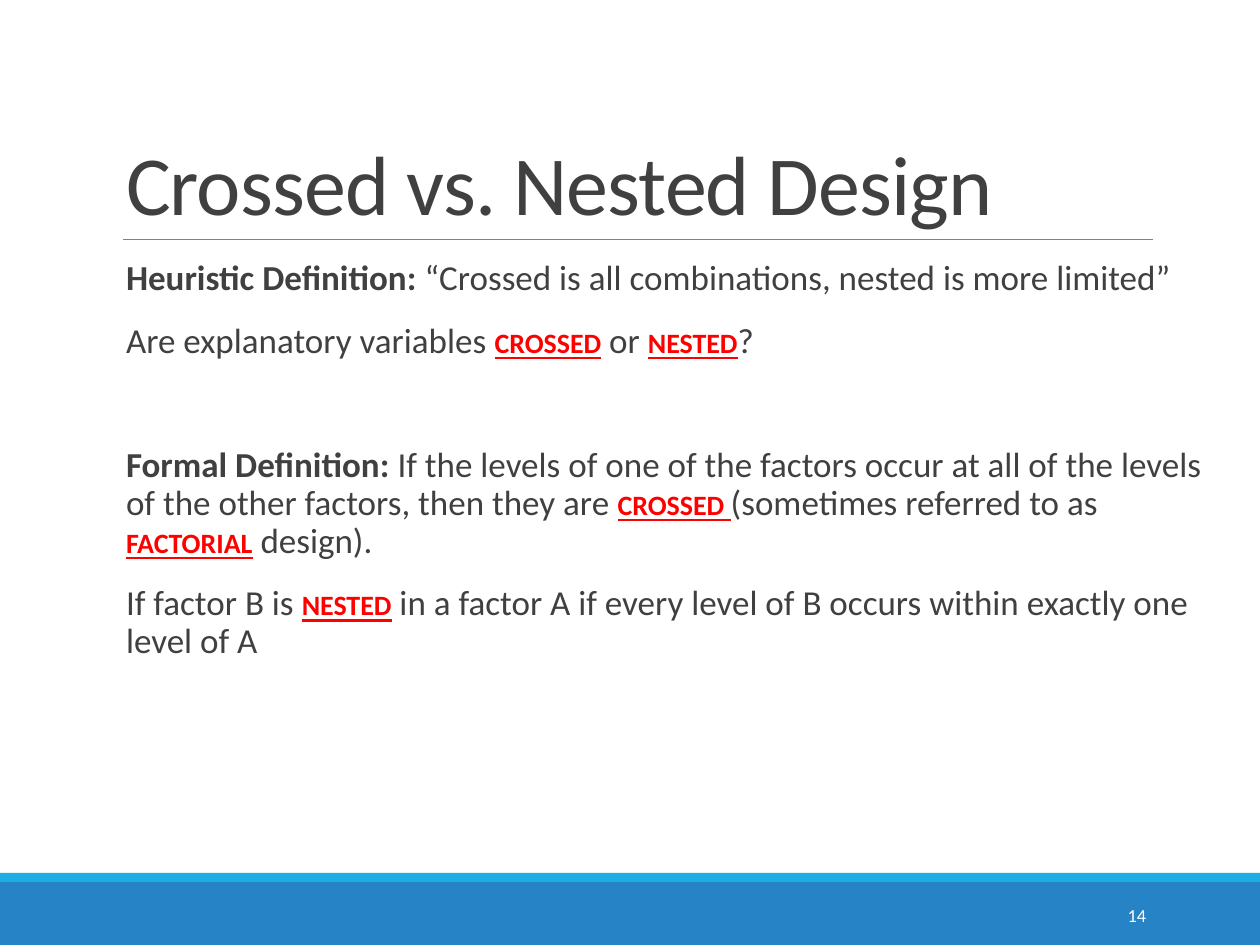
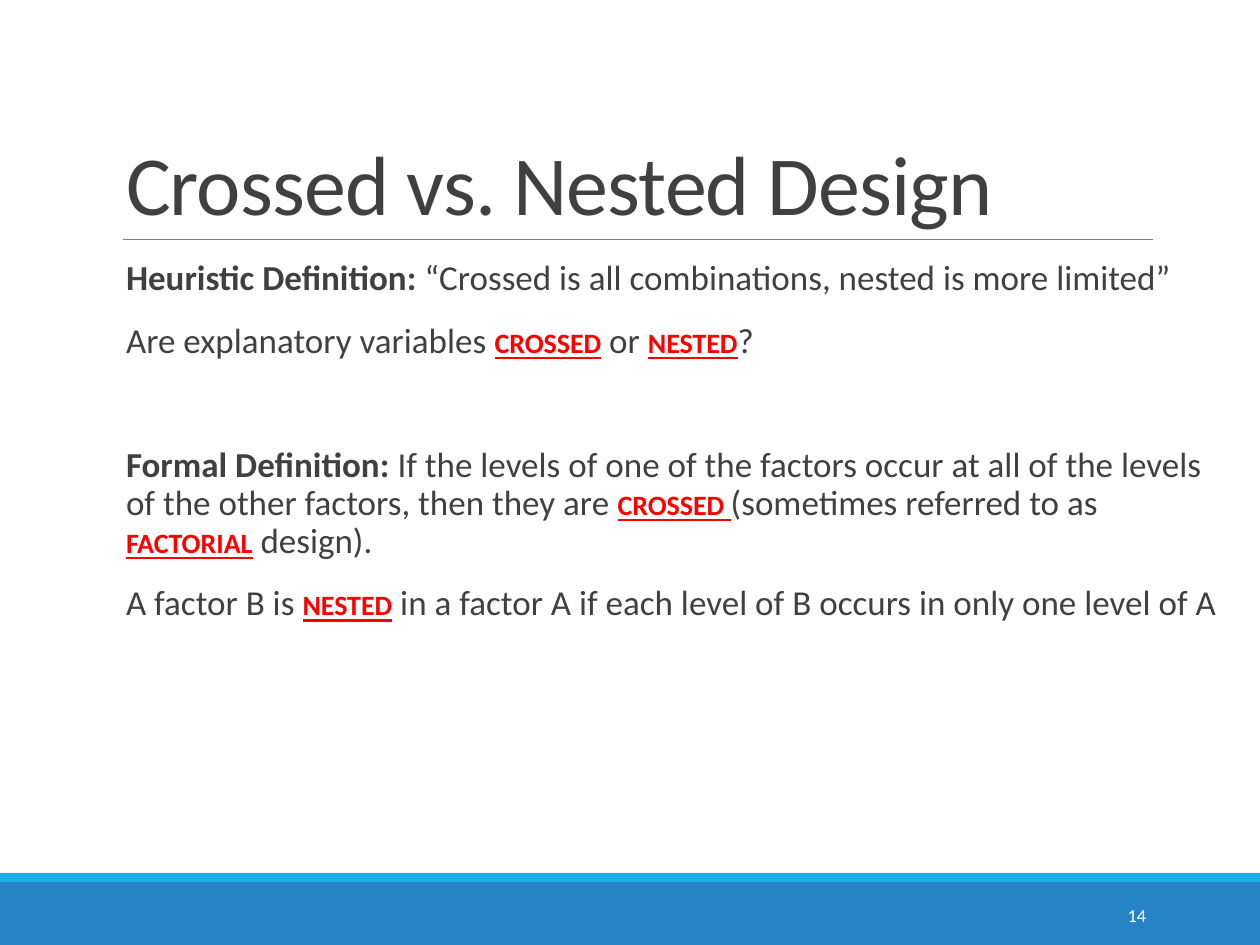
Before and after one commit to STAT6302/lectures, a slide deck: slide 14 of multiWayANOVA/13a_multiwayAnovaDarren.pptx. Drawn at 1260x945 pixels with LibreOffice and Linux fonts; fonts in the diff are those of the drawing. Boxes give left, top, right and bottom in pixels: in the first picture for what was removed or moved away, otherwise in the second. Text is boxed around its words. In the diff, an @@ line names an element or a change of style, - is before the commit and + after.

```diff
--- a/multiWayANOVA/13a_multiwayAnovaDarren.pptx
+++ b/multiWayANOVA/13a_multiwayAnovaDarren.pptx
@@ text at (126,590,1216,622): text changed @@
-  If factor B is nested in a factor A if every level of B occurs within exactly one level of A
+  A factor B is nested in a factor A if each level of B occurs in only one level of A
```
Also in this commit, not shown: 1 other slide changed, 1 other file.
